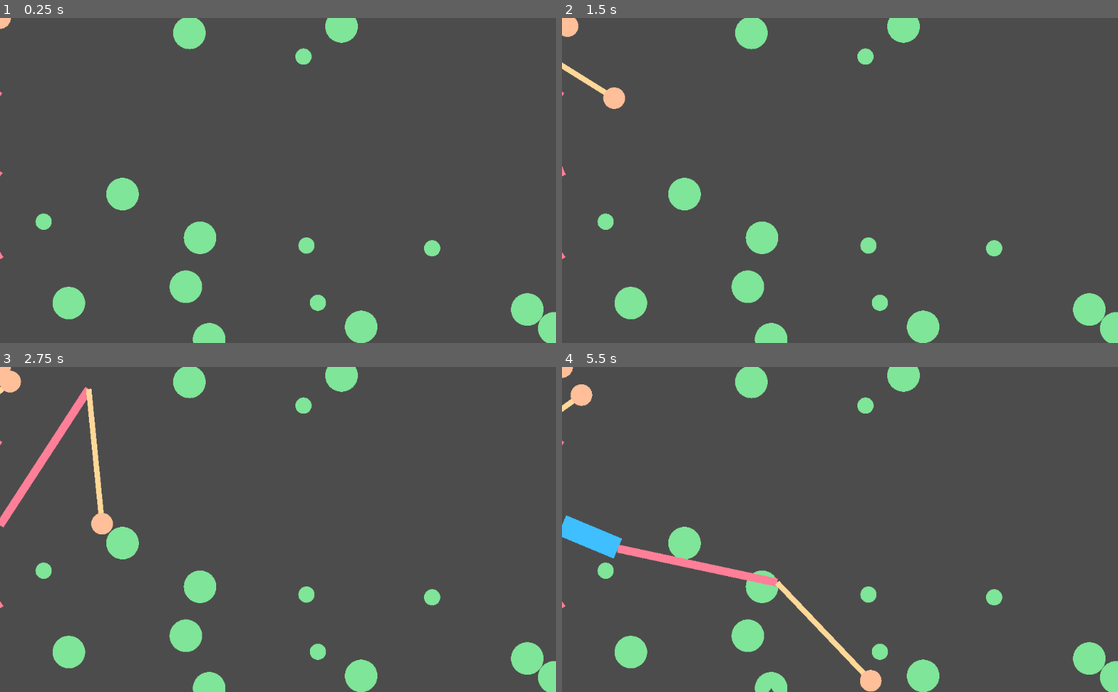
Above: before the commit, frames 1-4 (two rows, left to right).
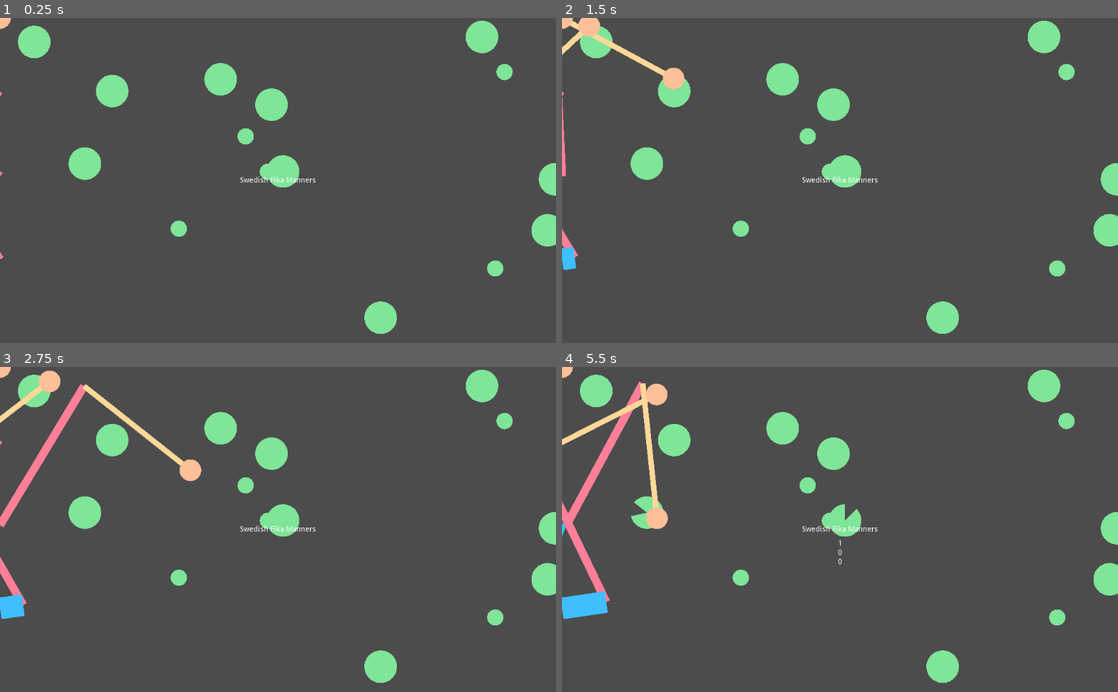
Above: after the commit, the same moments.

Repository: Ahlisen/gmtk-only-one
Game: Godot game, scene res://scene.tscn
Same seed, same stepped clock (60 frames per second), same inputs: the game is played once before the commit and once after it.
Inputs:
- Up to frame 1 (0.25 s): no input
- Up to frame 2 (1.5 s): tap Enter at 0.5 s; hold W 0.53-1.28 s; tap K at 0.6 s; hold S from 1.28 s (still down); tap J at 1.35 s
- Up to frame 3 (2.75 s): release S at 2.03 s; hold W from 2.03 s (still down); tap K at 2.1 s
- Up to frame 4 (5.5 s): tap J at 2.85, 4.35 s; release W at 3.53 s; hold S from 3.53 s (still down); tap K at 3.6, 5.1 s

The runs differ from the first frame. In frame 1, 9.6% of the frame differs, in the area x 3-100%, y 0-100%; in frame 2, 11%; in frame 3, 12%; in frame 4, 14%, in the area x 0-100%, y 0-100%.

Commit message:
add score

Diff:
--- /dev/null
+++ b/HUD.gd
@@ -0,0 +1,5 @@
+extends CanvasLayer
+
+func show_message(text):
+	$MessageLabel.text = text
+	$MessageLabel.show()
--- /dev/null
+++ b/HUD.tscn
@@ -0,0 +1,26 @@
+[gd_scene load_steps=2 format=2]
+
+[ext_resource path="res://HUD.gd" type="Script" id=1]
+
+[node name="HUD" type="CanvasLayer"]
+script = ExtResource( 1 )
+
+[node name="TitleLabel" type="Label" parent="."]
+anchor_top = 0.5
+anchor_right = 1.0
+anchor_bottom = 0.5
+margin_top = -7.0
+margin_bottom = 7.0
+text = "Swedish Fika Manners"
+align = 1
+
+[node name="MessageLabel" type="Label" parent="."]
+anchor_left = 0.5
+anchor_top = 0.5
+anchor_right = 0.5
+anchor_bottom = 0.5
+margin_left = -355.0
+margin_top = 18.7753
+margin_right = 355.0
+margin_bottom = 72.7753
+align = 1
--- a/arm.gd
+++ b/arm.gd
@@ -1,4 +1,6 @@
 extends Node2D
+
+signal hit
 
 class_name Arm, "res://arm.gd"
 
@@ -20,9 +22,13 @@
 var length1 = 300
 var length2 = 250
 
-func _init(keyUp: int, keyDown: int):
+var score = 0
+var totalFika
+
+func _init(keyUp: int, keyDown: int, totalFika: int):
 	self.keyUp = keyUp
 	self.keyDown = keyDown
+	self.totalFika = totalFika
 
 func _ready():
 	var size = get_viewport_rect().size
@@ -34,7 +40,7 @@
 
 func _process(delta):
 
-	velocity += (float(Input.is_key_pressed(keyUp)) - float(Input.is_key_pressed(keyDown))) * 0.01
+	velocity += (float(Input.is_key_pressed(keyUp)) - float(Input.is_key_pressed(keyDown))*2) * delta
 	velocity = clamp(velocity, 0, 5)
 
 	if target == null:
@@ -52,11 +58,11 @@
 		else:
 			if ref:
 				ref.delete()
+				reached_target()
 			target = null
 
 		var dist = bodyPosition.distance_to(targetPosition)
-		var comp = max(dist - (length1+length2), 0)
-		var stretchShoulderRatio = comp / dist
+		var stretchShoulderRatio = max(dist - (length1+length2), 0) / dist
 		var stretchShoulderPosition = bodyPosition.linear_interpolate(targetPosition, stretchShoulderRatio)
 		shoulderPosition = oldShoulderPosition.linear_interpolate(stretchShoulderPosition, progress)
 		handPosition = oldHandPosition.linear_interpolate(targetPosition, progress)
@@ -73,6 +79,15 @@
 
 func clear_target():
 	target = null
+
+func reached_target():
+	var candyLeft = get_tree().get_nodes_in_group("balls").size()
+	print(candyLeft)
+	if candyLeft > 1:
+		score += totalFika - candyLeft
+	else:
+		score = 0
+	emit_signal("hit", score)
 
 func reset_target():
 	var targets = get_tree().get_nodes_in_group("balls")
--- a/ball.gd
+++ b/ball.gd
@@ -16,12 +16,7 @@
 func _ready():
 	add_to_group("balls")
 
-#func _process(delta):
-#	pos.x = pos.x + 0.1
-#	update()
-
 func _draw():
-#	draw_circle(pos, 10, Color(0.5,0.7,0.6))
 	draw_circle_arc_poly(pos, radius, angle_from, angle_to, Color(0.5,0.9,0.6))
 
 func delete():
--- a/scene.gd
+++ b/scene.gd
@@ -1,6 +1,4 @@
 extends Node2D
-
-# Called when the node enters the scene tree for the first time.
 
 var keyPairs = [
 	[KEY_W, KEY_S],
@@ -8,30 +6,42 @@
 	[KEY_K, KEY_J]
 ]
 
+var players = []
+
+var fikaCount = 0
+
 func _ready():
+	start_game()
 
+func start_game():
 	var size = get_viewport_rect().size
 	for i in 5:
 		var pos = Vector2(randf()*size.x, randf()*size.y)
 		var b = Ball.new(pos, 15)
 		add_child(b)
+		fikaCount += 1
 
 	for i in 10:
 		var pos = Vector2(randf()*size.x, randf()*size.y)
-		create_cake(pos)
+		var slices = randi()%6 + 4
+		create_cake(pos, slices)
+		fikaCount += slices
 
 	for i in keyPairs:
-		var arm = Arm.new(i[0], i[1])
+		var arm = Arm.new(i[0], i[1], fikaCount)
+		arm.connect("hit", self, "give_score")
 		add_child(arm)
+		players.append(arm)
 
-# Called every frame. 'delta' is the elapsed time since the previous frame.
-#func _process(delta):
-#	pass
+func create_cake(position: Vector2, numSlices: int):
 
-func create_cake(position: Vector2):
-	var slices = randi()%6 + 4
-
-	for i in slices:
-		var sliceAngle = 360.0 / slices
+	for i in numSlices:
+		var sliceAngle = 360.0 / numSlices
 		var b = Ball.new(position, 30, i*sliceAngle, (i+1)*sliceAngle)
 		add_child(b)
+
+func give_score(score):
+	var message = ""
+	for player in players:
+		message += String(player.score) + "\n"
+	$HUD.show_message(message)
--- a/scene.tscn
+++ b/scene.tscn
@@ -1,6 +1,9 @@
-[gd_scene load_steps=2 format=2]
+[gd_scene load_steps=3 format=2]
 
 [ext_resource path="res://scene.gd" type="Script" id=1]
+[ext_resource path="res://HUD.tscn" type="PackedScene" id=2]
 
 [node name="scene" type="Node2D"]
 script = ExtResource( 1 )
+
+[node name="HUD" parent="." instance=ExtResource( 2 )]
